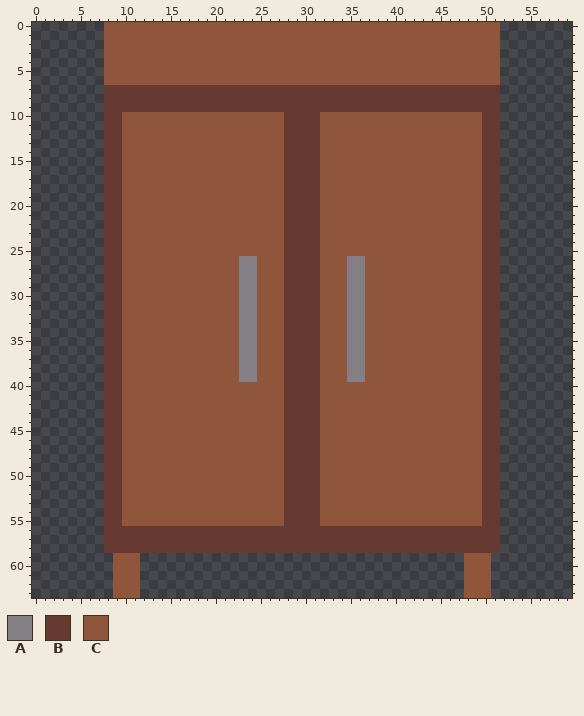
File history of a pixel-art sprite, assets/images/props/bedroom/dresser.png. Above, as it was before the edit.
The file is 60x64 pixels. Colours within 5 levels of each other are drawn and written as one.
Palette (. is transparent): A #847e87  B #663931  C #8f563b
Pixels before (only the part around the change), first column x 0:
 0 ........CCCCCCCCCCCCCCCCCCCCCCCCCCCCCCCCCCCCCCCCCCCC........
 1 ........CCCCCCCCCCCCCCCCCCCCCCCCCCCCCCCCCCCCCCCCCCCC........
 2 ........CCCCCCCCCCCCCCCCCCCCCCCCCCCCCCCCCCCCCCCCCCCC........
 3 ........CCCCCCCCCCCCCCCCCCCCCCCCCCCCCCCCCCCCCCCCCCCC........
 4 ........CCCCCCCCCCCCCCCCCCCCCCCCCCCCCCCCCCCCCCCCCCCC........
 5 ........CCCCCCCCCCCCCCCCCCCCCCCCCCCCCCCCCCCCCCCCCCCC........
 6 ........CCCCCCCCCCCCCCCCCCCCCCCCCCCCCCCCCCCCCCCCCCCC........
 7 ........BBBBBBBBBBBBBBBBBBBBBBBBBBBBBBBBBBBBBBBBBBBB........
 8 ........BBBBBBBBBBBBBBBBBBBBBBBBBBBBBBBBBBBBBBBBBBBB........
 9 ........BBBBBBBBBBBBBBBBBBBBBBBBBBBBBBBBBBBBBBBBBBBB........
10 ........BBCCCCCCCCCCCCCCCCCCBBBBCCCCCCCCCCCCCCCCCCBB........
11 ........BBCCCCCCCCCCCCCCCCCCBBBBCCCCCCCCCCCCCCCCCCBB........
12 ........BBCCCCCCCCCCCCCCCCCCBBBBCCCCCCCCCCCCCCCCCCBB........
13 ........BBCCCCCCCCCCCCCCCCCCBBBBCCCCCCCCCCCCCCCCCCBB........
14 ........BBCCCCCCCCCCCCCCCCCCBBBBCCCCCCCCCCCCCCCCCCBB........
15 ........BBCCCCCCCCCCCCCCCCCCBBBBCCCCCCCCCCCCCCCCCCBB........
16 ........BBCCCCCCCCCCCCCCCCCCBBBBCCCCCCCCCCCCCCCCCCBB........
17 ........BBCCCCCCCCCCCCCCCCCCBBBBCCCCCCCCCCCCCCCCCCBB........
18 ........BBCCCCCCCCCCCCCCCCCCBBBBCCCCCCCCCCCCCCCCCCBB........
19 ........BBCCCCCCCCCCCCCCCCCCBBBBCCCCCCCCCCCCCCCCCCBB........
20 ........BBCCCCCCCCCCCCCCCCCCBBBBCCCCCCCCCCCCCCCCCCBB........
21 ........BBCCCCCCCCCCCCCCCCCCBBBBCCCCCCCCCCCCCCCCCCBB........
22 ........BBCCCCCCCCCCCCCCCCCCBBBBCCCCCCCCCCCCCCCCCCBB........
23 ........BBCCCCCCCCCCCCCCCCCCBBBBCCCCCCCCCCCCCCCCCCBB........
24 ........BBCCCCCCCCCCCCCCCCCCBBBBCCCCCCCCCCCCCCCCCCBB........
25 ........BBCCCCCCCCCCCCCCCCCCBBBBCCCCCCCCCCCCCCCCCCBB........
26 ........BBCCCCCCCCCCCCCAACCCBBBBCCCAACCCCCCCCCCCCCBB........
27 ........BBCCCCCCCCCCCCCAACCCBBBBCCCAACCCCCCCCCCCCCBB........
28 ........BBCCCCCCCCCCCCCAACCCBBBBCCCAACCCCCCCCCCCCCBB........
29 ........BBCCCCCCCCCCCCCAACCCBBBBCCCAACCCCCCCCCCCCCBB........
30 ........BBCCCCCCCCCCCCCAACCCBBBBCCCAACCCCCCCCCCCCCBB........
31 ........BBCCCCCCCCCCCCCAACCCBBBBCCCAACCCCCCCCCCCCCBB........
32 ........BBCCCCCCCCCCCCCAACCCBBBBCCCAACCCCCCCCCCCCCBB........
33 ........BBCCCCCCCCCCCCCAACCCBBBBCCCAACCCCCCCCCCCCCBB........
34 ........BBCCCCCCCCCCCCCAACCCBBBBCCCAACCCCCCCCCCCCCBB........
35 ........BBCCCCCCCCCCCCCAACCCBBBBCCCAACCCCCCCCCCCCCBB........
36 ........BBCCCCCCCCCCCCCAACCCBBBBCCCAACCCCCCCCCCCCCBB........
37 ........BBCCCCCCCCCCCCCAACCCBBBBCCCAACCCCCCCCCCCCCBB........
38 ........BBCCCCCCCCCCCCCAACCCBBBBCCCAACCCCCCCCCCCCCBB........
39 ........BBCCCCCCCCCCCCCAACCCBBBBCCCAACCCCCCCCCCCCCBB........
40 ........BBCCCCCCCCCCCCCCCCCCBBBBCCCCCCCCCCCCCCCCCCBB........
41 ........BBCCCCCCCCCCCCCCCCCCBBBBCCCCCCCCCCCCCCCCCCBB........
42 ........BBCCCCCCCCCCCCCCCCCCBBBBCCCCCCCCCCCCCCCCCCBB........
43 ........BBCCCCCCCCCCCCCCCCCCBBBBCCCCCCCCCCCCCCCCCCBB........
44 ........BBCCCCCCCCCCCCCCCCCCBBBBCCCCCCCCCCCCCCCCCCBB........
45 ........BBCCCCCCCCCCCCCCCCCCBBBBCCCCCCCCCCCCCCCCCCBB........
46 ........BBCCCCCCCCCCCCCCCCCCBBBBCCCCCCCCCCCCCCCCCCBB........
47 ........BBCCCCCCCCCCCCCCCCCCBBBBCCCCCCCCCCCCCCCCCCBB........
48 ........BBCCCCCCCCCCCCCCCCCCBBBBCCCCCCCCCCCCCCCCCCBB........
49 ........BBCCCCCCCCCCCCCCCCCCBBBBCCCCCCCCCCCCCCCCCCBB........
50 ........BBCCCCCCCCCCCCCCCCCCBBBBCCCCCCCCCCCCCCCCCCBB........
51 ........BBCCCCCCCCCCCCCCCCCCBBBBCCCCCCCCCCCCCCCCCCBB........
52 ........BBCCCCCCCCCCCCCCCCCCBBBBCCCCCCCCCCCCCCCCCCBB........
53 ........BBCCCCCCCCCCCCCCCCCCBBBBCCCCCCCCCCCCCCCCCCBB........
54 ........BBCCCCCCCCCCCCCCCCCCBBBBCCCCCCCCCCCCCCCCCCBB........
55 ........BBCCCCCCCCCCCCCCCCCCBBBBCCCCCCCCCCCCCCCCCCBB........
56 ........BBBBBBBBBBBBBBBBBBBBBBBBBBBBBBBBBBBBBBBBBBBB........
57 ........BBBBBBBBBBBBBBBBBBBBBBBBBBBBBBBBBBBBBBBBBBBB........
58 ........BBBBBBBBBBBBBBBBBBBBBBBBBBBBBBBBBBBBBBBBBBBB........
59 .........CCC....................................CCC.........
60 .........CCC....................................CCC.........
61 .........CCC....................................CCC.........
62 .........CCC....................................CCC.........
63 .........CCC....................................CCC.........
Now the later version:
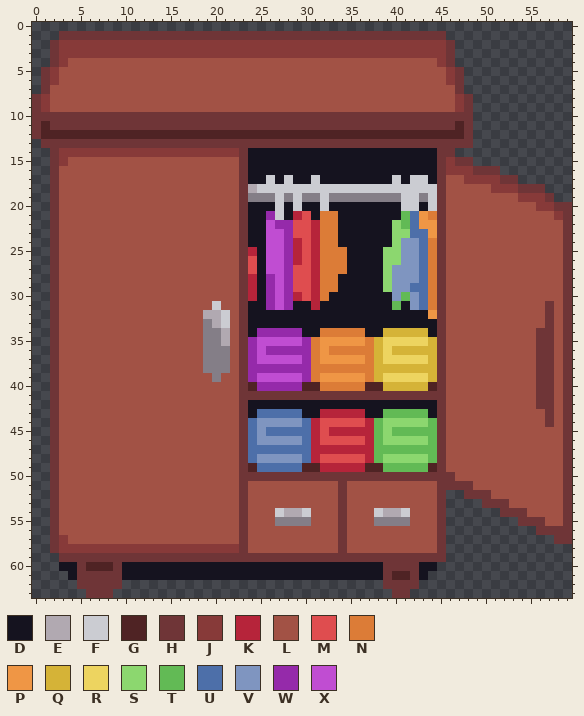
Colours new in this view: D #15131f  E #b1a9b1  F #cbccd2  G #4f2324  H #6f3537  J #873a39  K #b6243a  L #a25245  M #df4d4f  N #dc7c37  P #ef9645  Q #d5b337  R #edd460  S #8cd76f  T #62ba55  U #4d6fa9  V #7f95c0  W #952aaa  X #c04dd2
From old to new:
Changed rows in their new state; - is an unchanged pixel.
first column x 0:
 0 --------............................................--------
 1 ---HHHHHHHHHHHHHHHHHHHHHHHHHHHHHHHHHHHHHHHHHHH......--------
 2 --HJJJJJJJJJJJJJJJJJJJJJJJJJJJJJJJJJJJJJJJJJJJH.....--------
 3 --HJJJJJJJJJJJJJJJJJJJJJJJJJJJJJJJJJJJJJJJJJJJH.....--------
 4 --HJLLLLLLLLLLLLLLLLLLLLLLLLLLLLLLLLLLLLLLLLLJH.....--------
 5 -HJLLLLLLLLLLLLLLLLLLLLLLLLLLLLLLLLLLLLLLLLLLLJH....--------
 6 -HJLLLLLLLLLLLLLLLLLLLLLLLLLLLLLLLLLLLLLLLLLLLJH....--------
 7 -HLLLLLLLLLLLLLLLLLLLLLLLLLLLLLLLLLLLLLLLLLLLLLH....--------
 8 HJLLLLLLLLLLLLLLLLLLLLLLLLLLLLLLLLLLLLLLLLLLLLLJH...--------
 9 HJLLLLLLLLLLLLLLLLLLLLLLLLLLLLLLLLLLLLLLLLLLLLLJH...--------
10 HHHHHHHHHHHHHHHHHHHHHHHHHHHHHHHHHHHHHHHHHHHHHHHHH...--------
11 HGHHHHHHHHHHHHHHHHHHHHHHHHHHHHHHHHHHHHHHHHHHHHHGH...--------
12 HGGGGGGGGGGGGGGGGGGGGGGGGGGGGGGGGGGGGGGGGGGGGGGGH...--------
13 -HHHHHHHHHHHHHHHHHHHHHHHHHHHHHHHHHHHHHHHHHHHHHHHH...--------
14 --HJJJJJJJJJJJJJJJJJJJJHDDDDDDDDDDDDDDDDDDDDDHH.....--------
15 --HJLLLLLLLLLLLLLLLLLLLHDDDDDDDDDDDDDDDDDDDDDHJHH...--------
16 --HLLLLLLLLLLLLLLLLLLLLHDDDDDDDDDDDDDDDDDDDDDHJJJHHH--------
17 --HLLLLLLLLLLLLLLLLLLLLHDDFDFDDFDDDDDDDDFDFFDHLLJJJJHH------
18 --HLLLLLLLLLLLLLLLLLLLLHEFFFFFFFFFFFFFFFFFFFFHLLLLLJJJHHH---
19 --HLLLLLLLLLLLLLLLLLLLLHAAAFAFAAFAAAAAAAAFFAFHLLLLLLLLJJJH--
20 --HLLLLLLLLLLLLLLLLLLLLHDDDFDFDDFDDDDDDDDFFDFHLLLLLLLLLLJJHH
21 --HLLLLLLLLLLLLLLLLLLLLHDDWFDKMDNNDDDDDDDTUPNHLLLLLLLLLLLLJH
22 --HLLLLLLLLLLLLLLLLLLLLHDDXWWMMKNNDDDDDDSTUPPHLLLLLLLLLLLLLH
23 --HLLLLLLLLLLLLLLLLLLLLHDDXXWMMKNNDDDDDDSSUUPHLLLLLLLLLLLLLH
24 --HLLLLLLLLLLLLLLLLLLLLHDDXXWKMKNNDDDDDDSVVUNHLLLLLLLLLLLLLH
25 --HLLLLLLLLLLLLLLLLLLLLHKDXXWKMKNNNDDDDSSVVUNHLLLLLLLLLLLLLH
26 --HLLLLLLLLLLLLLLLLLLLLHMDXXWKMKNNNDDDDSSVVUNHLLLLLLLLLLLLLH
27 --HLLLLLLLLLLLLLLLLLLLLHMDXXWMMKNNNDDDDSVVVUNHLLLLLLLLLLLLLH
28 --HLLLLLLLLLLLLLLLLLLLLHKDWXWMMKNNDDDDDSVVVUNHLLLLLLLLLLLLLH
29 --HLLLLLLLLLLLLLLLLLLLLHKDWXWMMKNNDDDDDSVVUUNHLLLLLLLLLLLLLH
30 --HLLLLLLLLLLLLLLLLLLLLHKDWXWKMKNDDDDDDDVTVUNHLLLLLLLLLLLLLH
31 --HLLLLLLLLLLLLLLLLLFLLHDDWXWDDKDDDDDDDDTDVUNHLLLLLLLLLLLHLH
32 --HLLLLLLLLLLLLLLLLEEFLHDDDDDDDDDDDDDDDDDDDDPHLLLLLLLLLLLHLH
33 --HLLLLLLLLLLLLLLLLAEFLHDDDDDDDDDDDDDDDDDDDDDHLLLLLLLLLLLHLH
34 --HLLLLLLLLLLLLLLLLAAELHDWWWWWDDNNNNNDDQQQQQDHLLLLLLLLLLHHLH
35 --HLLLLLLLLLLLLLLLLAAELHWXXXXXWNPPPPPNQRRRRRQHLLLLLLLLLLHHLH
36 --HLLLLLLLLLLLLLLLLAAALHWXWWWWWNPNNNNNQRQQQQQHLLLLLLLLLLHHLH
37 --HLLLLLLLLLLLLLLLLAAALHWXXXXXWNPPPPPNQRRRRRQHLLLLLLLLLLHHLH
38 --HLLLLLLLLLLLLLLLLAAALHWWWWWWWNNNNNNNQQQQQQQHLLLLLLLLLLHHLH
39 --HLLLLLLLLLLLLLLLLLALLHWXXXXXWNPPPPPNQRRRRRQHLLLLLLLLLLHHLH
40 --HLLLLLLLLLLLLLLLLLLLLHGWWWWWGGNNNNNGGQQQQQGHLLLLLLLLLLHHLH
41 --HLLLLLLLLLLLLLLLLLLLLHHHHHHHHHHHHHHHHHHHHHHHLLLLLLLLLLHHLH
42 --HLLLLLLLLLLLLLLLLLLLLHDDDDDDDDDDDDDDDDDDDDDHLLLLLLLLLLHHLH
43 --HLLLLLLLLLLLLLLLLLLLLHDUUUUUDDKKKKKDDTTTTTDHLLLLLLLLLLLHLH
44 --HLLLLLLLLLLLLLLLLLLLLHUVVVVVUKMMMMMKTSSSSSTHLLLLLLLLLLLHLH
45 --HLLLLLLLLLLLLLLLLLLLLHUVUUUUUKMKKKKKTSTTTTTHLLLLLLLLLLLLLH
46 --HLLLLLLLLLLLLLLLLLLLLHUVVVVVUKMMMMMKTSSSSSTHLLLLLLLLLLLLLH
47 --HLLLLLLLLLLLLLLLLLLLLHUUUUUUUKKKKKKKTTTTTTTHLLLLLLLLLLLLLH
48 --HLLLLLLLLLLLLLLLLLLLLHUVVVVVUKMMMMMKTSSSSSTHLLLLLLLLLLLLLH
49 --HLLLLLLLLLLLLLLLLLLLLHGUUUUUGGKKKKKGGTTTTTGHLLLLLLLLLLLLLH
50 --HLLLLLLLLLLLLLLLLLLLLHHHHHHHHHHHHHHHHHHHHHHHHLLLLLLLLLLLLH
51 --HLLLLLLLLLLLLLLLLLLLLHLLLLLLLLLLHLLLLLLLLLLHHHHLLLLLLLLLLH
52 --HLLLLLLLLLLLLLLLLLLLLHLLLLLLLLLLHLLLLLLLLLLH..HHHLLLLLLLLH
53 --HLLLLLLLLLLLLLLLLLLLLHLLLLLLLLLLHLLLLLLLLLLH....HHHLLLLLLH
54 --HLLLLLLLLLLLLLLLLLLLLHLLLFEEFLLLHLLLFEEFLLLH......HHHLLLLH
55 --HLLLLLLLLLLLLLLLLLLLLHLLLAAAALLLHLLLAAAALLLH......--HHHLLH
56 --HLLLLLLLLLLLLLLLLLLLLHLLLLLLLLLLHLLLLLLLLLLH......----HHHH
57 --HJLLLLLLLLLLLLLLLLLLLHLLLLLLLLLLHLLLLLLLLLLH......------HH
58 --HJJJJJJJJJJJJJJJJJJJJHLLLLLLLLLLHLLLLLLLLLLH......--------
59 ---HHHHHHHHHHHHHHHHHHHHHHHHHHHHHHHHHHHHHHHHHHH--...---------
60 ---DDHGGGHDDDDDDDDDDDDDDDDDDDDDDDDDDDDDHHHHDD---...---------
61 ----DHHHHHDDDDDDDDDDDDDDDDDDDDDDDDDDDDDHGGHD----...---------
62 -----HHHHH..---------------------------HHHH-----...---------
63 ------HHH...----------------------------HH------...---------
